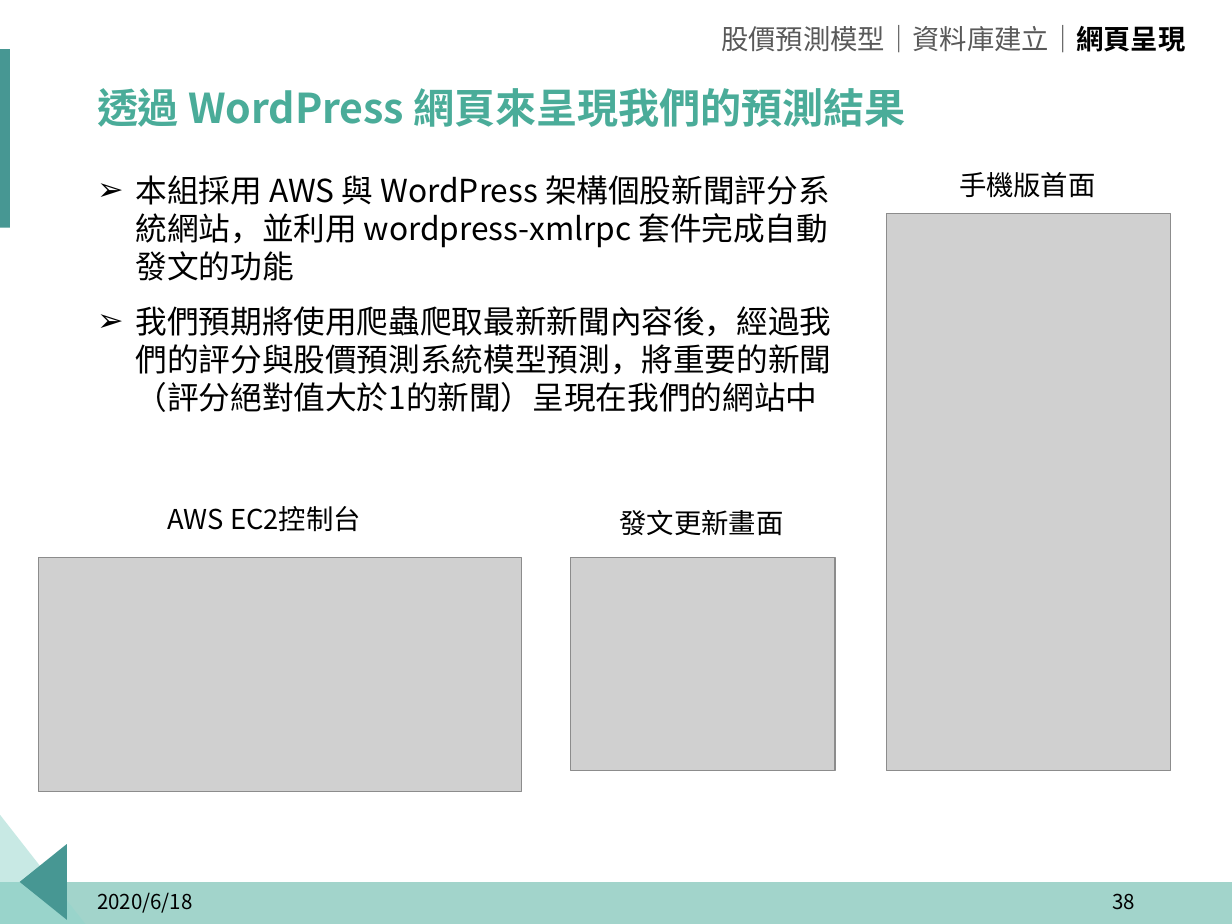
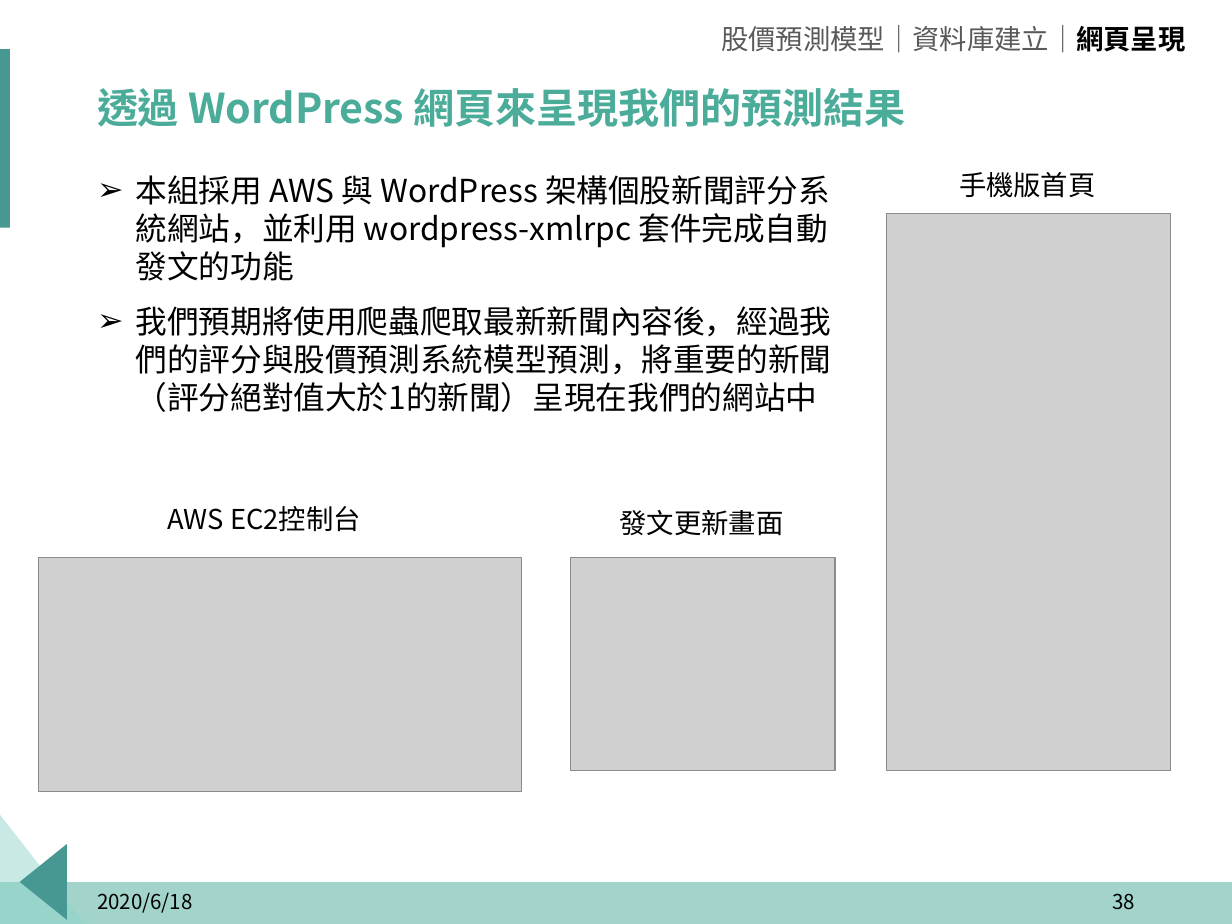
Before and after one commit to p314008dsa/Text-mining, a slide deck: slide 38 of 報告擋/玉山_題目一_組別二.pptx. Drawn at 1232x924 pixels with LibreOffice and Linux fonts; fonts in the diff are those of the drawing; grey boxes stand for pictures; background and template pictures are left out. Boxes give left, top, right and bottom in pixels: in the first picture for what was removed or moved away, otherwise in the second. Text is boxed around its words. In the diff, an @@ line names an element or a change of style, - is before the commit and + after.

```diff
--- a/報告擋/玉山_題目一_組別二.pptx
+++ b/報告擋/玉山_題目一_組別二.pptx
@@ text at [959,172,1095,198]: text changed @@
-手機版首面
+手機版首頁
```
